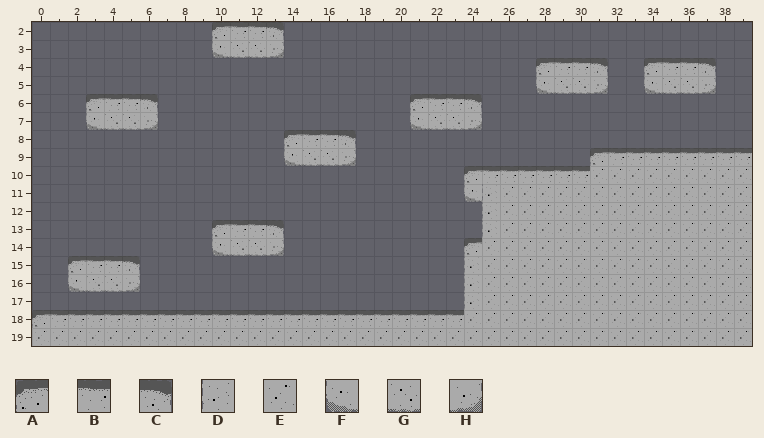
Level history. Tiled map: Assets/Tilemaps/Doodles/first_tilemap.tmx. Above: the version before the commit.
Cells are 32x32 px. Shown: x 0..39, y 2..19.
Key: from "tileset_bw4": A 0, B 1, C 2, D 3, E 4, F 6, G 7, H 8.
_ is an empty cell.
Layer "Tile Layer 1" before, first column x 0:
 2 __________ABBC__________________________
 3 __________FGGH__________________________
 4 ____________________________ABBC__ABBC__
 5 ____________________________FGGH__FGGH__
 6 ___ABBC______________ABBC_______________
 7 ___FGGH______________FGGH_______________
 8 ______________ABBC______________________
 9 ______________FGGH_____________ABBBBBBBB
10 ________________________ABBBBBBEEEEEEEEE
11 ________________________FDEEEEEEEEEEEEEE
12 _________________________DEEEEEEEEEEEEEE
13 __________ABBC___________DEEEEEEEEEEEEEE
14 __________FGGH__________AEEEEEEEEEEEEEEE
15 __ABBC__________________DEEEEEEEEEEEEEEE
16 __FGGH__________________DEEEEEEEEEEEEEEE
17 ________________________DEEEEEEEEEEEEEEE
18 ABBBBBBBBBBBBBBBBBBBBBBBEEEEEEEEEEEEEEEE
19 EEEEEEEEEEEEEEEEEEEEEEEEEEEEEEEEEEEEEEEE
The same view after the edit:
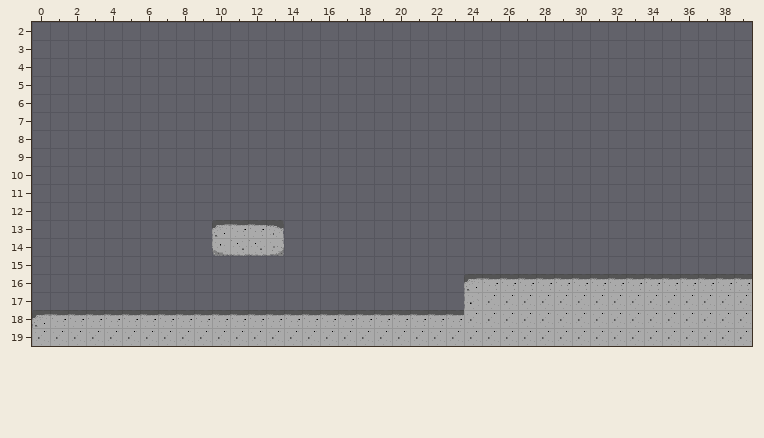
From old to new:
Changed rows in their new state; . is an unchanged cell.
Layer "Tile Layer 1":
first column x 2:
 2 ........____..........................
 3 ........____..........................
 4 ..........................____..____..
 5 ..........................____..____..
 6 .____..............____...............
 7 .____..............____...............
 8 ............____......................
 9 ............____............._________
10 ......................________________
11 ......................________________
12 ......................._______________
13 ......................._______________
14 ......................________________
15 ____..................________________
16 ____..................ABBBBBBBBBBBBBBB
Pixel boxes of the changes (left, top, right, bottom) in both pictures:
removed: (212, 22, 284, 58)
removed: (536, 58, 608, 94)
removed: (644, 58, 716, 94)
removed: (86, 94, 158, 130)
removed: (410, 94, 482, 130)
removed: (284, 130, 356, 166)
changed: (464, 148, 752, 292)
removed: (68, 256, 140, 292)
